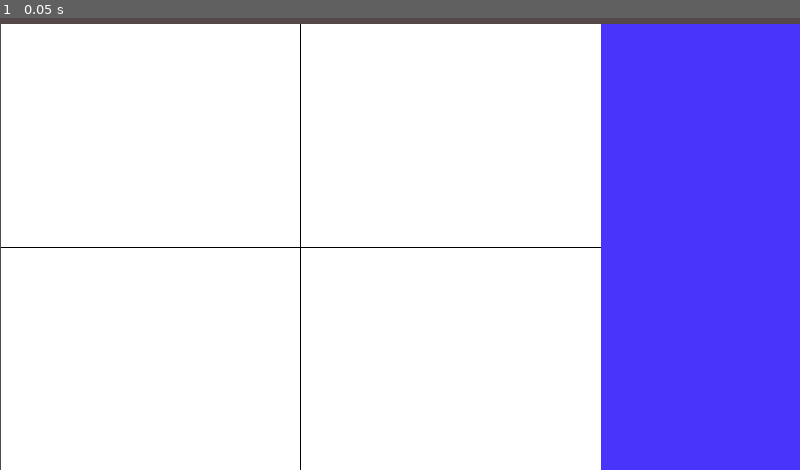
Above: before the commit, frame 1.
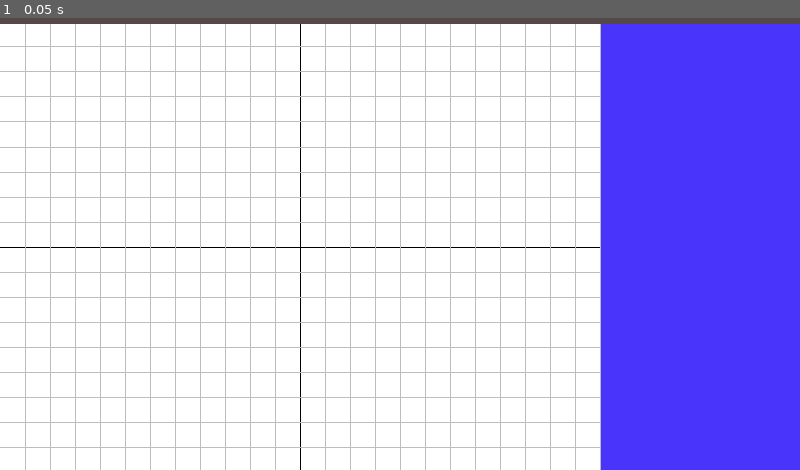
Above: after the commit, the same moment.

Repository: luismariotti1/Geo2D
Game: Godot game, scene res://Main/Main.tscn
Two runs of this game, one before a commit and one after it. Both use one fixed random seed, a clock stepped at 60 frames per second and the inputs below.
Inputs:
- Up to frame 1 (0.05 s): no input

The runs differ from the first frame. In frame 1, 5.5% of the frame differs, in the area x 0-76%, y 1-100%.

Commit message:
stating the grid

Diff:
--- a/GUI/Display/Display.tscn
+++ b/GUI/Display/Display.tscn
@@ -2,7 +2,7 @@
 
 [ext_resource path="res://GUI/Display/Grid/Grid.tscn" type="PackedScene" id=1]
 
-[node name="Graphs" type="Control"]
+[node name="Display" type="Control"]
 margin_top = 30.0
 margin_right = 768.0
 margin_bottom = 600.0
@@ -13,5 +13,8 @@
 [node name="ColorRect" type="ColorRect" parent="."]
 anchor_right = 1.0
 anchor_bottom = 1.0
+__meta__ = {
+"_edit_use_anchors_": false
+}
 
 [node name="Grid" parent="." instance=ExtResource( 1 )]
--- a/GUI/Display/Grid/Grid.gd
+++ b/GUI/Display/Grid/Grid.gd
@@ -1,12 +1,14 @@
 extends Control
 
 var display_limits = Vector2.ZERO
+var display_init = Vector2.ZERO
 var middleX = 0
 var middleY = 0
 var color = Color(0,0,0)
 # Called when the node enters the scene tree for the first time.
 func _ready():
 	display_limits =  get_rect().size
+	display_init = get_rect().position
 	middleX = display_limits.x/2
 	middleY = display_limits.y/2
 
@@ -14,6 +16,38 @@
 #func _process(delta):
 #	update()
 
-func _draw():
+func create_axis():
 	draw_line(Vector2(0,middleY), Vector2(display_limits.x,middleY), color, 1.25, false)
 	draw_line(Vector2(middleX,0), Vector2(middleX,display_limits.y), color, 1.25, false)
+
+func sub_axis(subdivision = 24):
+	var sublines_color = ColorN("gray")
+	var subdivision_distance = display_limits.x/subdivision
+
+	var shiftX = middleX
+	while shiftX > display_init.y:
+		shiftX -= subdivision_distance
+		if shiftX > display_init.y:
+			draw_line(Vector2(shiftX,0), Vector2(shiftX,display_limits.y),sublines_color, 1.0, false)
+
+	shiftX = middleX
+	while shiftX < display_limits.x:
+		shiftX += subdivision_distance
+		if shiftX < display_limits.x:
+			draw_line(Vector2(shiftX,0), Vector2(shiftX,display_limits.y),sublines_color, 1.0, false)
+
+	var shiftY = middleY
+	while shiftY > 0:
+		shiftY -= subdivision_distance
+		if shiftY > 0:
+			draw_line(Vector2(0,shiftY), Vector2(display_limits.x,shiftY),sublines_color, 1.0, false)
+
+	shiftY = middleY
+	while shiftY < display_limits.y:
+		shiftY += subdivision_distance
+		if shiftY < display_limits.y:
+			draw_line(Vector2(0,shiftY), Vector2(display_limits.x,shiftY),sublines_color, 1.0, false)
+
+func _draw():
+	create_axis()
+	sub_axis()
--- a/GUI/Layout/Layout.tscn
+++ b/GUI/Layout/Layout.tscn
@@ -16,5 +16,4 @@
 [node name="MenuBar" parent="." instance=ExtResource( 1 )]
 
 [node name="Display" parent="." instance=ExtResource( 3 )]
-margin_left = 1.25989
 margin_right = 769.26
